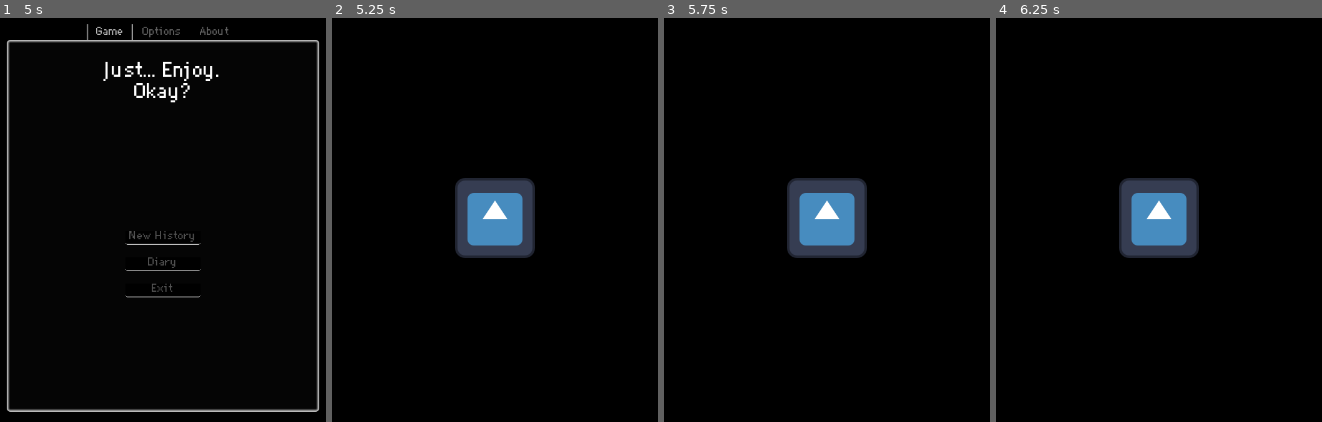
Above: before the commit, frames 1-4 (left to right).
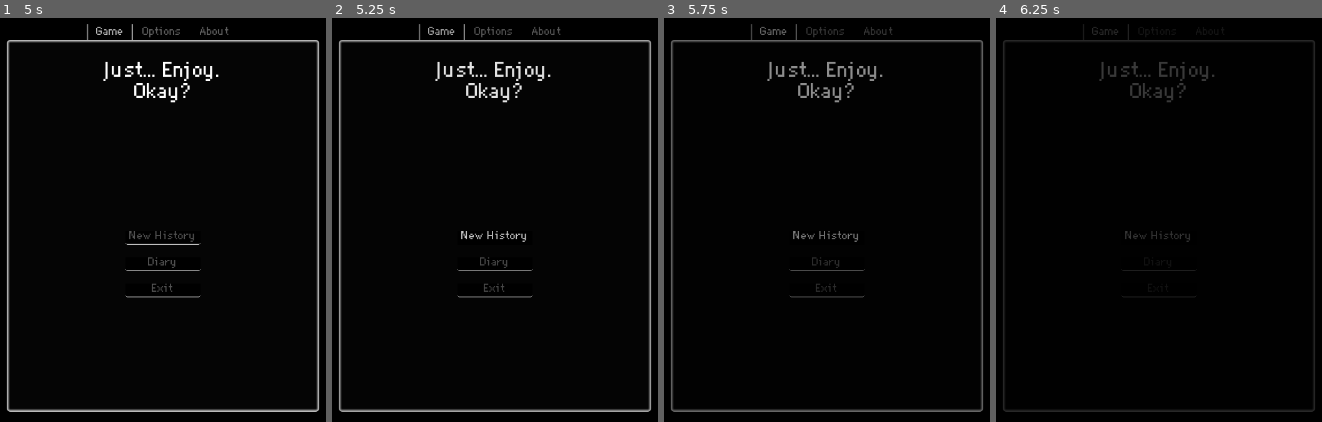
Above: after the commit, the same moments.

Repository: virtualtrisky/Just...-Enjoy
Game: Godot game, scene res://scenes/load_scene.tscn
The game is run twice, just before and just after one commit, with the same random seed, the same clock (stepped at 60 frames per second) and the same inputs. The engine's default icon, where the game draws it, is replaced by a stand-in: a white triangle on a blue panel in a dark square.
Inputs (mouse positions are in pixels of both pictures, inside the frame that each line leads up to):
- Up to frame 1 (5 s): hold Right (move_right) 0.53-1.28 s; tap Enter at 1.25, 3.5 s; hold Down (move_down) 1.28-2.03 s; tap Space at 2 s; hold Right (move_right) 2.03-2.75 s; click (163, 215) at 2.77 s; type "Alex" at 2.85 s; hold Up (move_up) 3.53-4.25 s; click "New History" at 4.25 s
- Up to frame 2 (5.25 s): click "New History" at 5 s
- Up to frame 3 (5.75 s): no input
- Up to frame 4 (6.25 s): click (1159, 264) at 5.75 s, where only the run after the commit has a clickable "Diary"

Frame 1 is identical in both runs. In frame 2, 9.3% of the frame differs, in the area x 2-98%, y 1-98%; in frame 3, 8.4%; in frame 4, 6.8%.

Commit message:
added sound system
Created a base for the sound system. It works with "play_music(String)" & "stop_music()" global functions

Diff:
--- /dev/null
+++ b/objects/audio_stream_player.tscn
@@ -0,0 +1,64 @@
+[gd_scene load_steps=5 format=3 uid="uid://dhp4jd7g48n0s"]
+
+[sub_resource type="Animation" id="Animation_my6g0"]
+length = 0.001
+tracks/0/type = "value"
+tracks/0/imported = false
+tracks/0/enabled = true
+tracks/0/path = NodePath(".:volume_db")
+tracks/0/interp = 1
+tracks/0/loop_wrap = true
+tracks/0/keys = {
+"times": PackedFloat32Array(0),
+"transitions": PackedFloat32Array(1),
+"update": 0,
+"values": [-80.0]
+}
+
+[sub_resource type="Animation" id="Animation_b6imc"]
+resource_name = "play_music"
+length = 2.0
+tracks/0/type = "value"
+tracks/0/imported = false
+tracks/0/enabled = true
+tracks/0/path = NodePath(".:volume_db")
+tracks/0/interp = 1
+tracks/0/loop_wrap = true
+tracks/0/keys = {
+"times": PackedFloat32Array(0, 2),
+"transitions": PackedFloat32Array(1, 1),
+"update": 0,
+"values": [-80.0, 0.0]
+}
+
+[sub_resource type="Animation" id="Animation_1iahe"]
+resource_name = "stop_music"
+length = 2.0
+tracks/0/type = "value"
+tracks/0/imported = false
+tracks/0/enabled = true
+tracks/0/path = NodePath(".:volume_db")
+tracks/0/interp = 1
+tracks/0/loop_wrap = true
+tracks/0/keys = {
+"times": PackedFloat32Array(0, 2),
+"transitions": PackedFloat32Array(1, 1),
+"update": 0,
+"values": [0.0, -80.0]
+}
+
+[sub_resource type="AnimationLibrary" id="AnimationLibrary_b6imc"]
+_data = {
+&"RESET": SubResource("Animation_my6g0"),
+&"play_music": SubResource("Animation_b6imc"),
+&"stop_music": SubResource("Animation_1iahe")
+}
+
+[node name="AudioStreamPlayer" type="AudioStreamPlayer"]
+process_mode = 3
+volume_db = -80.0
+
+[node name="AnimationPlayer" type="AnimationPlayer" parent="."]
+libraries = {
+&"": SubResource("AnimationLibrary_b6imc")
+}
--- a/project.godot
+++ b/project.godot
@@ -22,6 +22,7 @@
 [autoload]
 
 Global="*res://scripts/global.gd"
+GlobalAudioStreamPlayer="*res://objects/audio_stream_player.tscn"
 
 [display]
 
--- a/scenes/menu_scene.tscn
+++ b/scenes/menu_scene.tscn
@@ -1,5 +1,6 @@
-[gd_scene load_steps=18 format=3 uid="uid://bgxj78yuvw4kw"]
-
+[gd_scene load_steps=22 format=3 uid="uid://bgxj78yuvw4kw"]
+
+[ext_resource type="Script" uid="uid://b21owjkcni6rr" path="res://scripts/menu_scene/controller.gd" id="1_1iahe"]
 [ext_resource type="StyleBox" uid="uid://bltc44r50jthm" path="res://resources/menu_tab_container/tab_focus_style.tres" id="1_u4hxd"]
 [ext_resource type="StyleBox" uid="uid://ccbo8qufr3cum" path="res://resources/menu_tab_container/painel_style.tres" id="1_vrre2"]
 [ext_resource type="StyleBox" uid="uid://qg8ha6g7165f" path="res://resources/menu_tab_container/tab_selected_style.tres" id="2_o71fo"]
@@ -18,6 +19,9 @@
 
 [sub_resource type="LabelSettings" id="LabelSettings_yfxa8"]
 font_size = 40
+
+[sub_resource type="LabelSettings" id="LabelSettings_1iahe"]
+font_size = 30
 
 [sub_resource type="Gradient" id="Gradient_0inr4"]
 
@@ -52,8 +56,65 @@
 "values": [Color(1, 1, 1, 1), Color(1, 1, 1, 0)]
 }
 
+[sub_resource type="Animation" id="Animation_axson"]
+resource_name = "fade_in"
+length = 1.5
+tracks/0/type = "value"
+tracks/0/imported = false
+tracks/0/enabled = true
+tracks/0/path = NodePath(".:visible")
+tracks/0/interp = 1
+tracks/0/loop_wrap = true
+tracks/0/keys = {
+"times": PackedFloat32Array(0),
+"transitions": PackedFloat32Array(1),
+"update": 1,
+"values": [true]
+}
+tracks/1/type = "value"
+tracks/1/imported = false
+tracks/1/enabled = true
+tracks/1/path = NodePath(".:modulate")
+tracks/1/interp = 1
+tracks/1/loop_wrap = true
+tracks/1/keys = {
+"times": PackedFloat32Array(0, 1.5),
+"transitions": PackedFloat32Array(1, 1),
+"update": 0,
+"values": [Color(1, 1, 1, 0), Color(1, 1, 1, 1)]
+}
+
+[sub_resource type="Animation" id="Animation_1iahe"]
+length = 0.001
+tracks/0/type = "value"
+tracks/0/imported = false
+tracks/0/enabled = true
+tracks/0/path = NodePath(".:visible")
+tracks/0/interp = 1
+tracks/0/loop_wrap = true
+tracks/0/keys = {
+"times": PackedFloat32Array(0),
+"transitions": PackedFloat32Array(1),
+"update": 1,
+"values": [true]
+}
+tracks/1/type = "value"
+tracks/1/imported = false
+tracks/1/enabled = true
+tracks/1/path = NodePath(".:modulate")
+tracks/1/interp = 1
+tracks/1/loop_wrap = true
+tracks/1/keys = {
+"times": PackedFloat32Array(0),
+"transitions": PackedFloat32Array(1),
+"update": 0,
+"values": [Color(1, 1, 1, 0)]
+}
+
 [sub_resource type="AnimationLibrary" id="AnimationLibrary_6wmco"]
 _data = {
+&"RESET": SubResource("Animation_1iahe"),
+&"fade_in": SubResource("Animation_axson"),
 &"fade_out": SubResource("Animation_o71fo")
 }
 
@@ -64,6 +125,7 @@
 anchor_bottom = 1.0
 grow_horizontal = 2
 grow_vertical = 2
+script = ExtResource("1_1iahe")
 
 [node name="Screen" type="Control" parent="."]
 layout_mode = 1
@@ -249,6 +311,25 @@
 layout_mode = 2
 theme_override_constants/separation = 70
 
+[node name="Credits" type="VBoxContainer" parent="Screen/MarginContainer/TabContainer/About/MarginContainer/VBoxContainer"]
+layout_mode = 2
+
+[node name="MusicBy" type="Label" parent="Screen/MarginContainer/TabContainer/About/MarginContainer/VBoxContainer/Credits"]
+layout_mode = 2
+text = "Musics"
+label_settings = SubResource("LabelSettings_1iahe")
+horizontal_alignment = 1
+
+[node name="Label1" type="Label" parent="Screen/MarginContainer/TabContainer/About/MarginContainer/VBoxContainer/Credits"]
+layout_mode = 2
+text = "Long Walks - Emily A. Sprague"
+horizontal_alignment = 1
+
+[node name="Label2" type="Label" parent="Screen/MarginContainer/TabContainer/About/MarginContainer/VBoxContainer/Credits"]
+layout_mode = 2
+text = "Sleep Music No. 1 - Chris Haugen"
+horizontal_alignment = 1
+
 [node name="Text" type="Label" parent="Screen/MarginContainer/TabContainer/About/MarginContainer/VBoxContainer"]
 layout_mode = 2
 size_flags_horizontal = 4
@@ -257,7 +338,7 @@
 horizontal_alignment = 1
 
 [node name="FadeTexture" type="TextureRect" parent="."]
-visible = false
+modulate = Color(1, 1, 1, 0)
 layout_mode = 1
 anchors_preset = 15
 anchor_right = 1.0
--- a/scripts/global.gd
+++ b/scripts/global.gd
@@ -45,3 +45,26 @@
 	config = json
 	file.close()
 	return true
+
+
+func stop_music():
+	var audio_animation: AnimationPlayer  = GlobalAudioStreamPlayer.get_children()[0]
+
+	audio_animation.play("stop_music")
+	await audio_animation.animation_finished
+	GlobalAudioStreamPlayer.stop()
+
+
+func play_music(path: String):
+	var audio_animation: AnimationPlayer  = GlobalAudioStreamPlayer.get_children()[0]
+	var new_stream = load(path)
+	new_stream = new_stream.duplicate()
+	new_stream.loop = true
+
+	audio_animation.play("stop_music")
+	await audio_animation.animation_finished
+	GlobalAudioStreamPlayer.stop()
+
+	GlobalAudioStreamPlayer.stream = new_stream
+	GlobalAudioStreamPlayer.play()
+	audio_animation.play("play_music")
--- /dev/null
+++ b/scripts/menu_scene/controller.gd
@@ -0,0 +1,5 @@
+extends Node
+
+
+func _ready() -> void:
+	Global.play_music("res://musics/Long Walks - Emily A. Sprague.mp3")
--- a/scripts/menu_scene/handle_buttons.gd
+++ b/scripts/menu_scene/handle_buttons.gd
@@ -4,10 +4,24 @@
 
 
 func _on_play_button_pressed() -> void:
+	var fade_animation: AnimationPlayer =  $"../../../../FadeTexture/AnimationPlayer"
+
+	fade_animation.play("fade_in")
+	Global.stop_music()
+	await fade_animation.animation_finished
 	get_tree().change_scene_to_file("res://scenes/world/debug_scene.tscn")
 
 
 func _on_exit_button_pressed() -> void:
+	var sound_animation: AnimationPlayer = GlobalAudioStreamPlayer.get_children()[0]
+	var fade_animation: AnimationPlayer = $"../../../../FadeTexture/AnimationPlayer"
+
+	sound_animation.play("stop_music")
+	fade_animation.play("fade_in")
+
+	await fade_animation.animation_finished
+	await sound_animation.animation_finished
+
 	get_tree().quit()
 
 
--- a/scripts/player/controller.gd
+++ b/scripts/player/controller.gd
@@ -14,6 +14,10 @@
 
 
 
+func _ready() -> void:
+	Global.play_music("res://musics/Sleep Music No. 1 - Chris Haugen.mp3")
+
+
 func _physics_process(delta: float) -> void:
 	move(delta)
 
Not shown, added: musics/Long Walks - Emily A. Sprague.mp3.import
Not shown, added: musics/Sleep Music No. 1 - Chris Haugen.mp3.import
Not shown, added: scripts/menu_scene/controller.gd.uid
Not shown, changed: README.md
Not shown, added: musics/Long Walks - Emily A. Sprague.mp3
Not shown, added: musics/Sleep Music No. 1 - Chris Haugen.mp3
